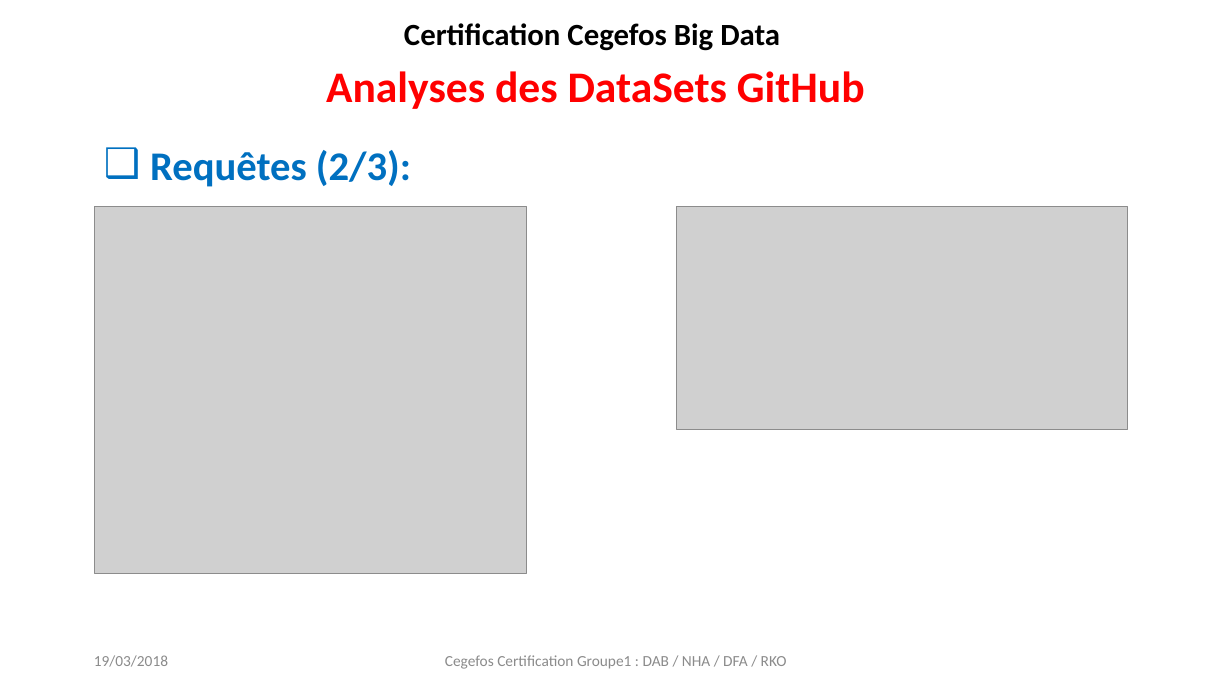
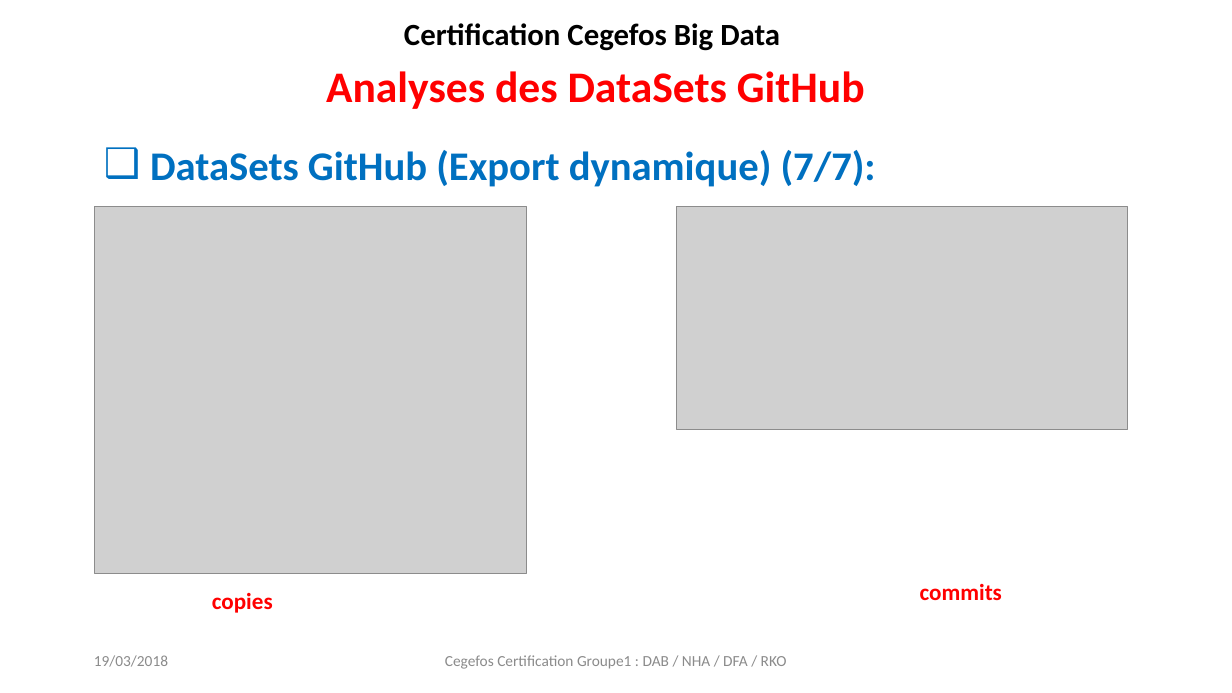
Before and after one commit to chams2012/bigDataGr1, a slide deck: slide 13 of projet_certification_github_group1.pptx (slide 15 before the commit). Drawn at 1232x693 pixels with LibreOffice and Linux fonts; fonts in the diff are those of the drawing; grey boxes stand for pictures. Boxes give left, top, right and bottom in pixels: in the first picture for what was removed or moved away, otherwise in the second. Text is boxed around its words. In the diff, an @@ line names an element or a change of style, - is before the commit and + after.

```diff
--- a/projet_certification_github_group1.pptx
+++ b/projet_certification_github_group1.pptx
@@ text at [150, 150, 876, 187]: text changed @@
-❑ Requêtes (2/3):
+❑ DataSets GitHub (Export dynamique) (7/7):
@@ text added at [212, 593, 273, 613], 18 pt, text #FF0000, bold @@
+copies
@@ text added at [920, 584, 1002, 600], 18 pt, text #FF0000, bold @@
+commits
```
Also in this commit, not shown: 16 other slides changed, 2 other files.
